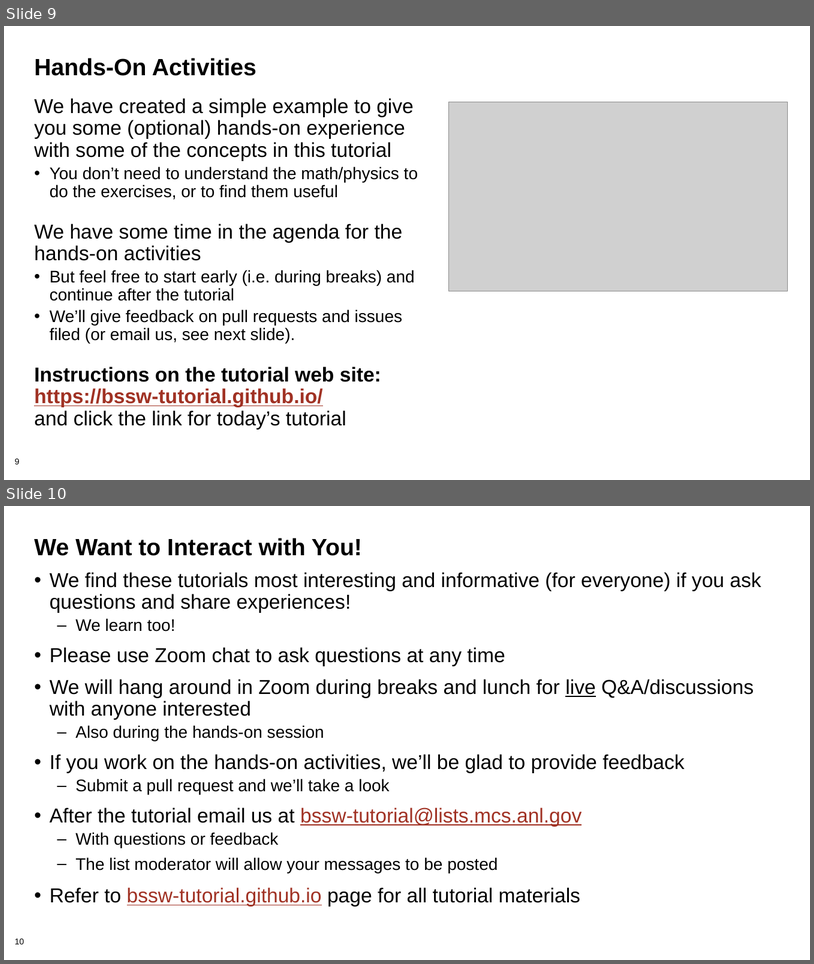
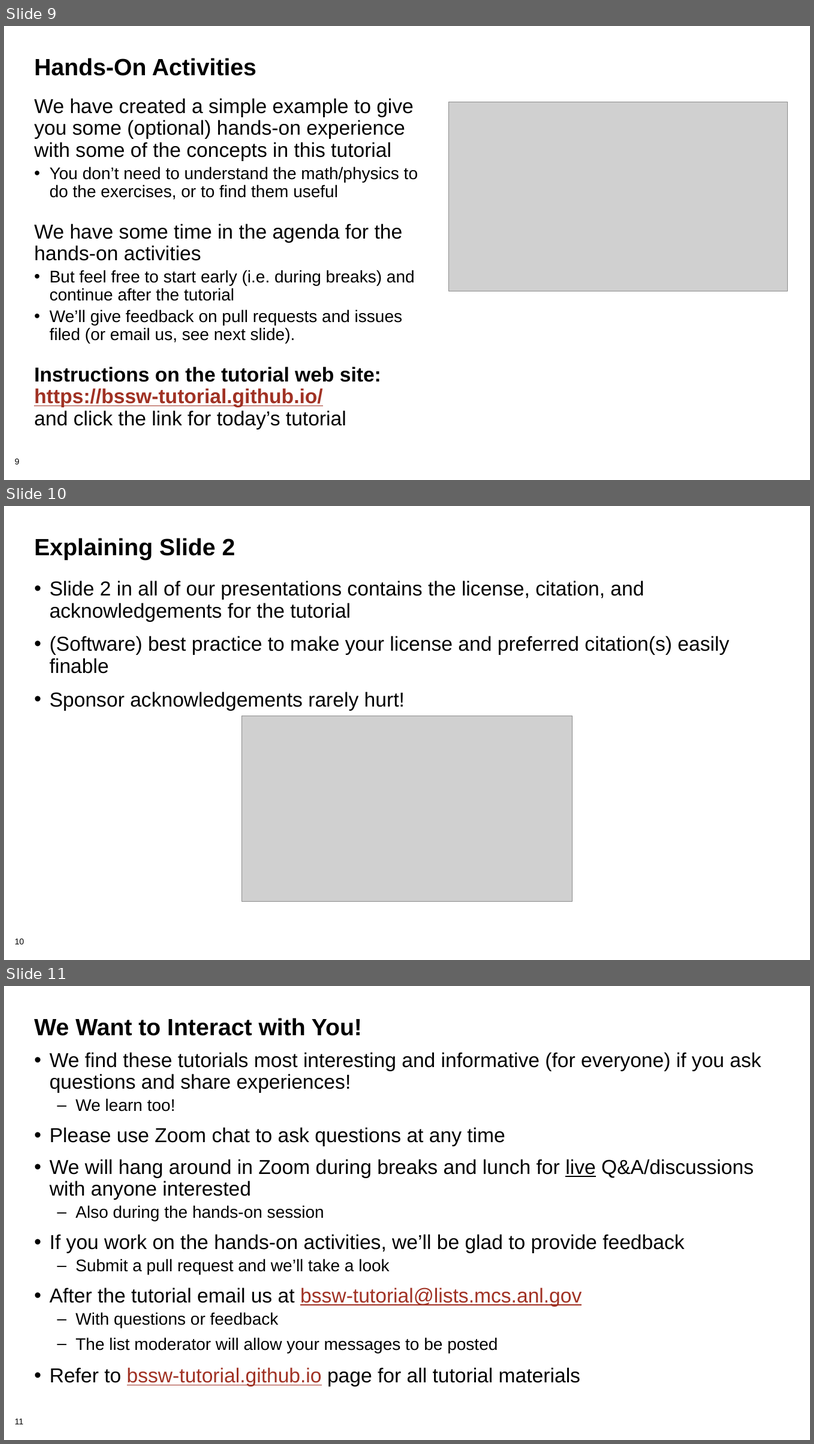
Before and after one commit to bssw-tutorial/presentations, a slide deck: intro.pptx. Shown one above the other, each under a label of ours: slides 9 and 10 before the commit, slides 9, 10 and 11 after it. The pictures are 814x964 and 814x1444 pixels, drawn with LibreOffice and Linux fonts; fonts in the diff are those of the drawing; grey boxes stand for pictures; background and template pictures are left out. Boxes give left, top, right and bottom in pixels: in the first picture for what was removed or moved away, otherwise in the second. Text is boxed around its words. In the diff, an @@ line names an element or a change of style, - is before the commit and + after.

```diff
--- a/intro.pptx
+++ b/intro.pptx
@@ slide 10 added at (4, 506, 810, 960), background #FFFFFF; not listed: 1 template element that a slide beside it also shows @@
@@ title added at (34, 538, 236, 560), 28 pt, text #000000, bold @@
+Explaining Slide 2
@@ text added at (50, 580, 729, 711), 24 pt, text #000000 @@
+• Slide 2 in all of our presentations contains the license, citation, and acknowledgements for the tutorial
+• (Software) best practice to make your license and preferred citation(s) easily finable
+• Sponsor acknowledgements rarely hurt!
@@ picture added at (242, 715, 573, 901) @@
@@ what was slide 10 is now slide 11 @@
@@ page number at (15, 1418, 24, 1424): text changed @@
-10
+11
```
Also in this commit, not shown: 3 other files.
